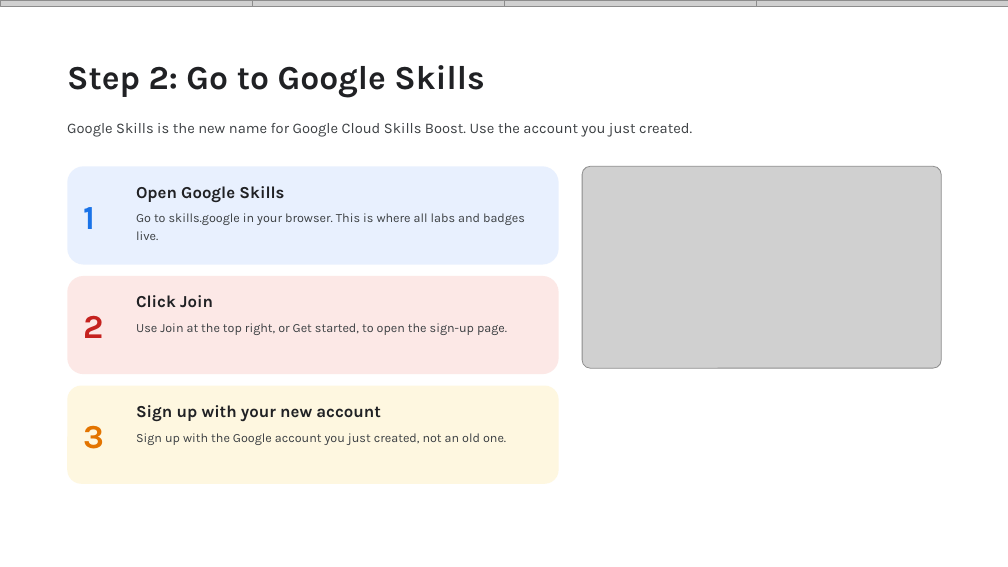
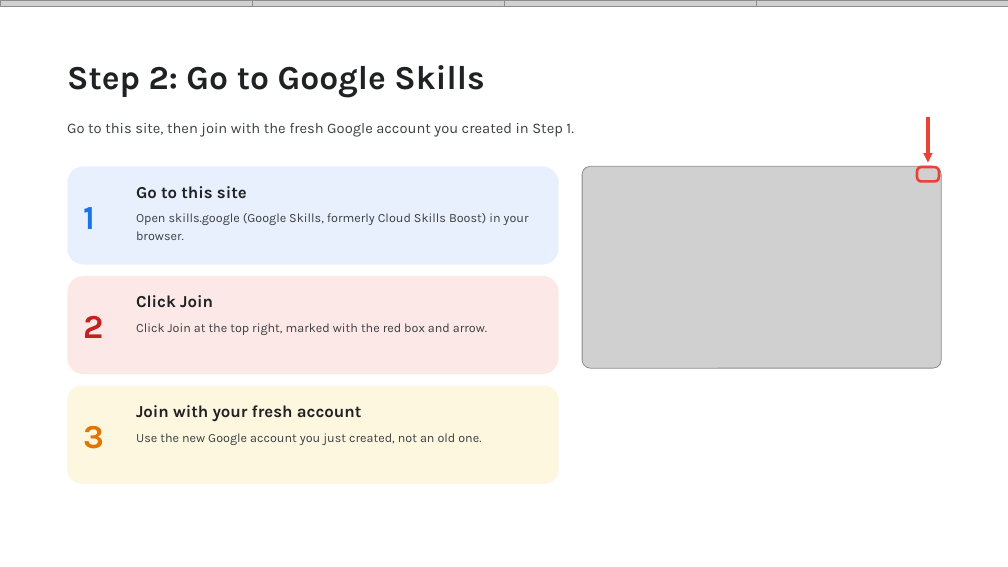
Before and after one commit to Viverun/Realism_Grade, a slide deck: slide 4 of Skill_Boost_Registration_Guide.pptx. Drawn at 1008x567 pixels with LibreOffice and Linux fonts; fonts in the diff are those of the drawing; grey boxes stand for pictures. Boxes give left, top, right and bottom in pixels: in the first picture for what was removed or moved away, otherwise in the second. Text is boxed around its words. In the diff, an @@ line names an element or a change of style, - is before the commit and + after.

```diff
--- a/Skill_Boost_Registration_Guide.pptx
+++ b/Skill_Boost_Registration_Guide.pptx
@@ arrow added from (929, 117) to (929, 163), #EA4335 3 pt @@
@@ text at (67,123,573,137): text changed @@
-Google Skills is the new name for Google Cloud Skills Boost. Use the account you just created.
+Go to this site, then join with the fresh Google account you created in Step 1.
@@ rounded rectangle added at (917,167,939,181), outline #EA4335 2.5 pt @@
@@ text at (136,186,247,199): text changed @@
-Open Google Skills
+Go to this site
@@ text at (136,213,529,240): text changed @@
-Go to skills.google in your browser. This is where all labs and badges live.
+Open skills.google (Google Skills, formerly Cloud Skills Boost) in your browser.
@@ text at (136,323,487,335): text changed @@
-Use Join at the top right, or Get started, to open the sign-up page.
+Click Join at the top right, marked with the red box and arrow.
@@ text at (136,405,362,422): text changed @@
-Sign up with your new account
+Join with your fresh account
@@ text at (136,433,481,445): text changed @@
-Sign up with the Google account you just created, not an old one.
+Use the new Google account you just created, not an old one.
```
